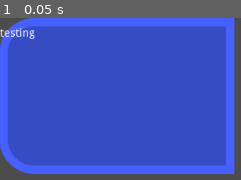
Above: before the commit, frame 1.
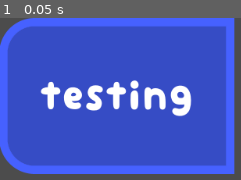
Above: after the commit, the same moment.

Repository: DJ9123/p2DomingoCookJoeyGloria
Game: Godot game, scene res://Scenes/center-dash-button.tscn
Two runs of this game, one before a commit and one after it. Both use one fixed random seed, a clock stepped at 60 frames per second and the inputs below. The project has no main scene, so this scene is started directly.
Inputs:
- Up to frame 1 (0.05 s): no input

The runs differ from the first frame. In frame 1, 6.2% of the frame differs, in the area x 0-80%, y 6-62%.

Commit message:
Restructure files and fix button press on center console button

Diff:
--- a/src/Scenes/Test_Area2D.tscn
+++ b/src/Scenes/Test_Area2D.tscn
@@ -1,7 +1,8 @@
 [gd_scene load_steps=4 format=2]
 
-[ext_resource path="res://testrigidsprite.png" type="Texture" id=1]
+[ext_resource path="res://Sprites/testrigidsprite.png" type="Texture" id=1]
 [ext_resource path="res://Scenes/Area2D.gd" type="Script" id=2]
+
 
 [sub_resource type="RectangleShape2D" id=1]
 extents = Vector2( 107.714, 19.1849 )
--- a/src/Scenes/Test_Static_Body.tscn
+++ b/src/Scenes/Test_Static_Body.tscn
@@ -1,6 +1,6 @@
 [gd_scene load_steps=4 format=2]
 
-[ext_resource path="res://testrigidsprite.png" type="Texture" id=1]
+[ext_resource path="res://Sprites/testrigidsprite.png" type="Texture" id=1]
 [ext_resource path="res://Scenes/Test_Static_Body.gd" type="Script" id=2]
 
 [sub_resource type="RectangleShape2D" id=1]
--- a/src/Scenes/center-dash-button.tscn
+++ b/src/Scenes/center-dash-button.tscn
@@ -1,7 +1,12 @@
-[gd_scene load_steps=3 format=2]
+[gd_scene load_steps=5 format=2]
 
 [ext_resource path="res://Sprites/dash-side-button.png" type="Texture" id=1]
 [ext_resource path="res://Sprites/dash-side-button_pressed.png" type="Texture" id=2]
+[ext_resource path="res://Fonts/mini-wakuwaku.otf" type="DynamicFontData" id=3]
+
+[sub_resource type="DynamicFont" id=1]
+size = 54
+font_data = ExtResource( 3 )
 
 [node name="Node2D" type="Node2D"]
 
@@ -15,14 +20,21 @@
 }
 
 [node name="CenterContainer" type="CenterContainer" parent="TextureButton"]
-margin_right = 40.0
-margin_bottom = 40.0
+margin_right = 300.0
+margin_bottom = 199.0
+rect_clip_content = true
+mouse_filter = 2
 __meta__ = {
 "_edit_use_anchors_": false
 }
 
 [node name="Label" type="Label" parent="TextureButton/CenterContainer"]
-margin_top = 13.0
-margin_right = 44.0
-margin_bottom = 27.0
+margin_left = 51.0
+margin_top = 72.0
+margin_right = 248.0
+margin_bottom = 127.0
+custom_fonts/font = SubResource( 1 )
 text = "testing"
+__meta__ = {
+"_edit_use_anchors_": false
+}
Binary file added: src/Fonts/mini-wakuwaku-maru.otf
Binary file added: src/Fonts/mini-wakuwaku.otf
Renamed: src/test.tscn -> src/Scenes/test.tscn
Binary file removed: src/testrigidsprite.png
Not shown, removed: src/testrigidsprite.png.import
